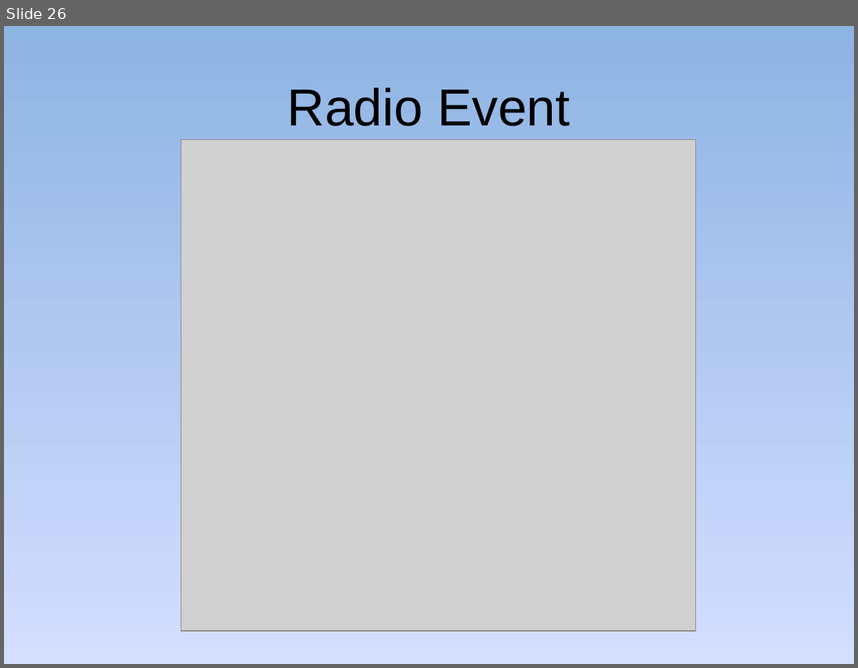
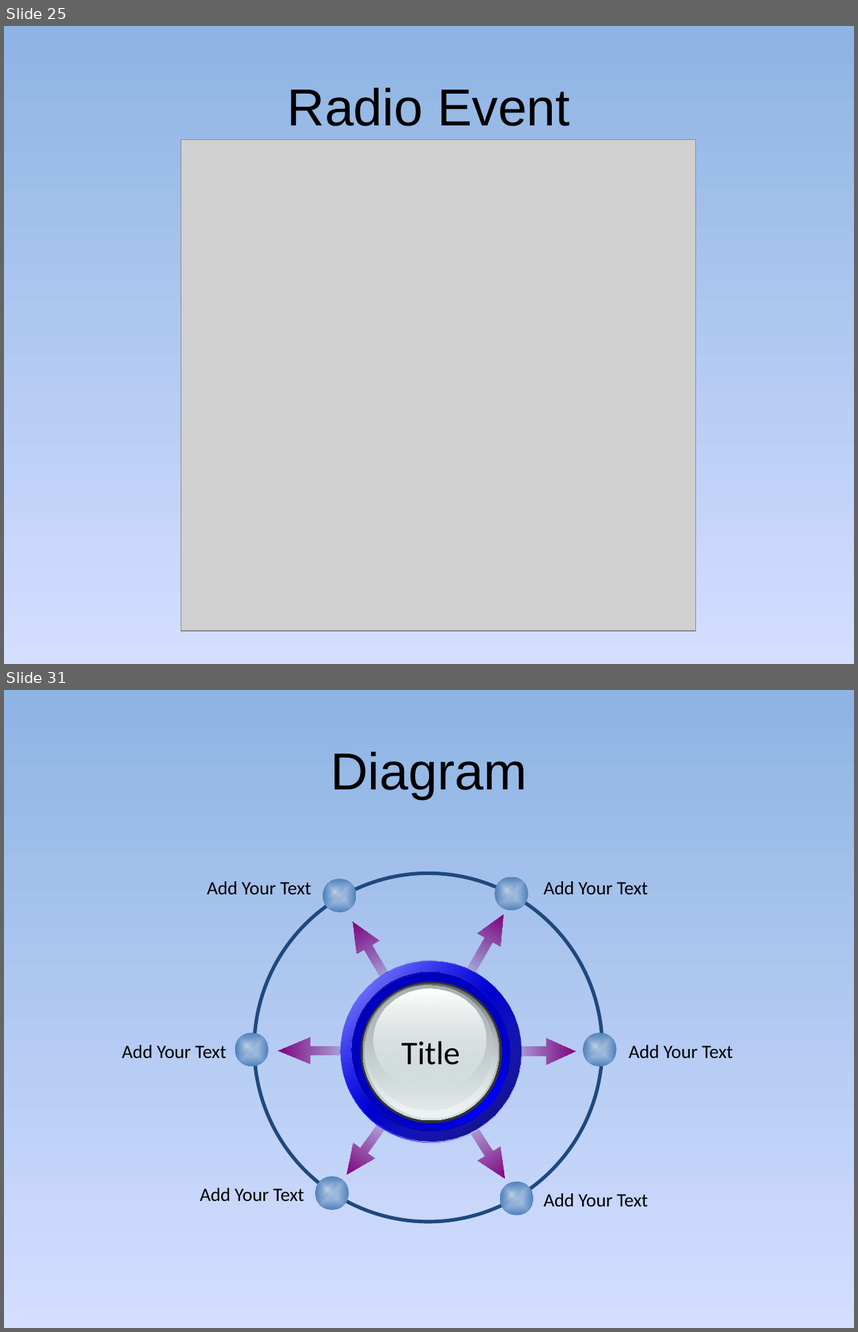
Before and after one commit to golf2109/zigbee-in-supermaket, a slide deck: docs/Report/Queue-Busting.pptx. Shown one above the other, each under a label of ours: slide 26 before the commit, slides 25 and 31 after it; the slides between them are not shown. The pictures are 858x668 and 858x1332 pixels, drawn with LibreOffice and Linux fonts; fonts in the diff are those of the drawing; grey boxes stand for pictures. Boxes give left, top, right and bottom in pixels: in the first picture for what was removed or moved away, otherwise in the second. Text is boxed around its words. In the diff, an @@ line names an element or a change of style, - is before the commit and + after.

```diff
--- a/docs/Report/Queue-Busting.pptx
+++ b/docs/Report/Queue-Busting.pptx
@@ slide 31 added at [4, 690, 854, 1328], background gradient #8EB4E3 to #D4DEFF to #96AB94 @@
@@ title added at [331, 751, 527, 799], 44 pt, text #000000 @@
+Diagram
@@ ellipse added at [254, 873, 602, 1221], outline #1F497D 3 pt @@
@@ text added at [207, 881, 311, 894], 16 pt, text #000000 @@
+Add Your Text
@@ ellipse added at [323, 879, 356, 912], fill gradient #D8DFEB to #4F81BD @@
@@ ellipse added at [324, 881, 345, 903], fill gradient #D8DFEB to #4F81BD @@
@@ ellipse added at [495, 877, 528, 910], fill gradient #D8DFEB to #4F81BD @@
@@ ellipse added at [496, 880, 517, 901], fill gradient #D8DFEB to #4F81BD @@
@@ text added at [544, 881, 648, 894], 16 pt, text #000000 @@
+Add Your Text
@@ right arrow added at [341, 915, 402, 992], fill gradient #7A007A to #800080 @@
@@ right arrow added at [455, 908, 515, 985], fill gradient #7A007A to #800080 @@
@@ ellipse added at [341, 962, 522, 1143], fill gradient #FFFFFF to #0000FF @@
@@ ellipse added at [341, 960, 522, 1141], fill gradient #0000FF to #0000B6 @@
@@ ellipse added at [351, 972, 508, 1129], fill gradient #0000D1 to #0000FF @@
@@ ellipse added at [352, 974, 510, 1131], fill gradient #0000C3 to #0000FF @@
@@ group added at [360, 982, 501, 1123]: 5 ellipses @@
@@ ellipse added at [235, 1032, 268, 1066], fill gradient #D8DFEB to #4F81BD @@
@@ ellipse added at [236, 1035, 257, 1056], fill gradient #D8DFEB to #4F81BD @@
@@ right arrow added at [278, 1037, 358, 1064], fill gradient #7A007A to #800080 @@
@@ text added at [401, 1041, 460, 1065], 28 pt, text #000000 @@
+Title
@@ right arrow added at [502, 1038, 576, 1065], fill gradient #7A007A to #800080 @@
@@ ellipse added at [583, 1032, 616, 1066], fill gradient #D8DFEB to #4F81BD @@
@@ ellipse added at [584, 1035, 605, 1056], fill gradient #D8DFEB to #4F81BD @@
@@ text added at [122, 1045, 226, 1058], 16 pt, text #000000 @@
+Add Your Text
@@ text added at [628, 1045, 733, 1058], 16 pt, text #000000 @@
+Add Your Text
@@ right arrow added at [336, 1106, 401, 1182], fill gradient #7A007A to #800080 @@
@@ right arrow added at [453, 1109, 516, 1186], fill gradient #7A007A to #800080 @@
@@ ellipse added at [315, 1176, 348, 1210], fill gradient #D8DFEB to #4F81BD @@
@@ ellipse added at [317, 1179, 337, 1200], fill gradient #D8DFEB to #4F81BD @@
@@ ellipse added at [499, 1181, 533, 1214], fill gradient #D8DFEB to #4F81BD @@
@@ ellipse added at [501, 1184, 522, 1205], fill gradient #D8DFEB to #4F81BD @@
@@ text added at [200, 1187, 304, 1201], 16 pt, text #000000 @@
+Add Your Text
@@ text added at [544, 1193, 648, 1207], 16 pt, text #000000 @@
+Add Your Text
@@ what was slide 26 is now slide 25 @@
```
Also in this commit, not shown: 12 slides changed, 6 other slides added, 1 slide removed.
